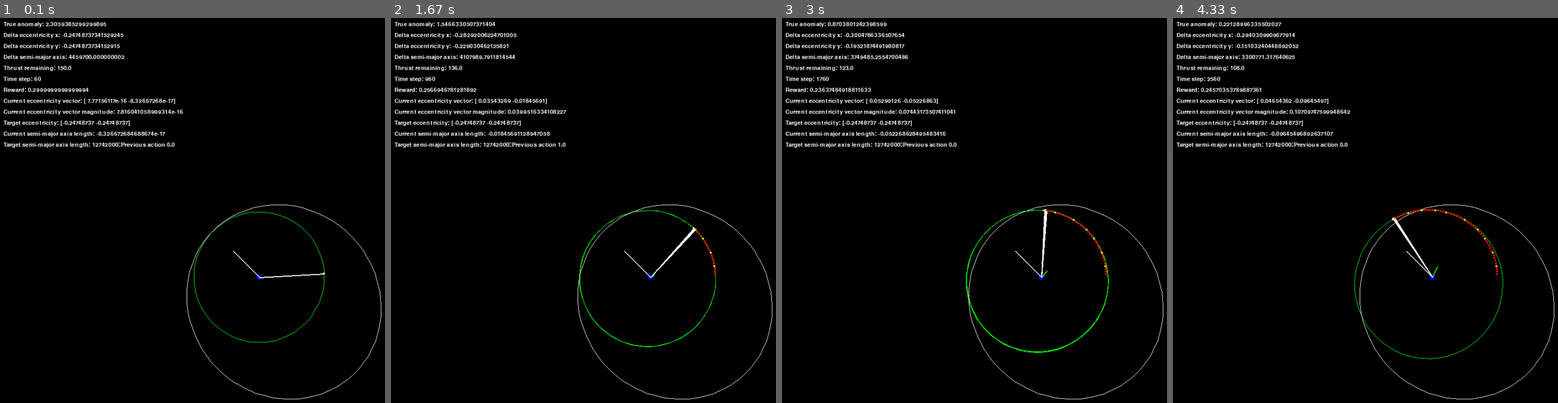
Above: before the commit, frames 1-4 (left to right).
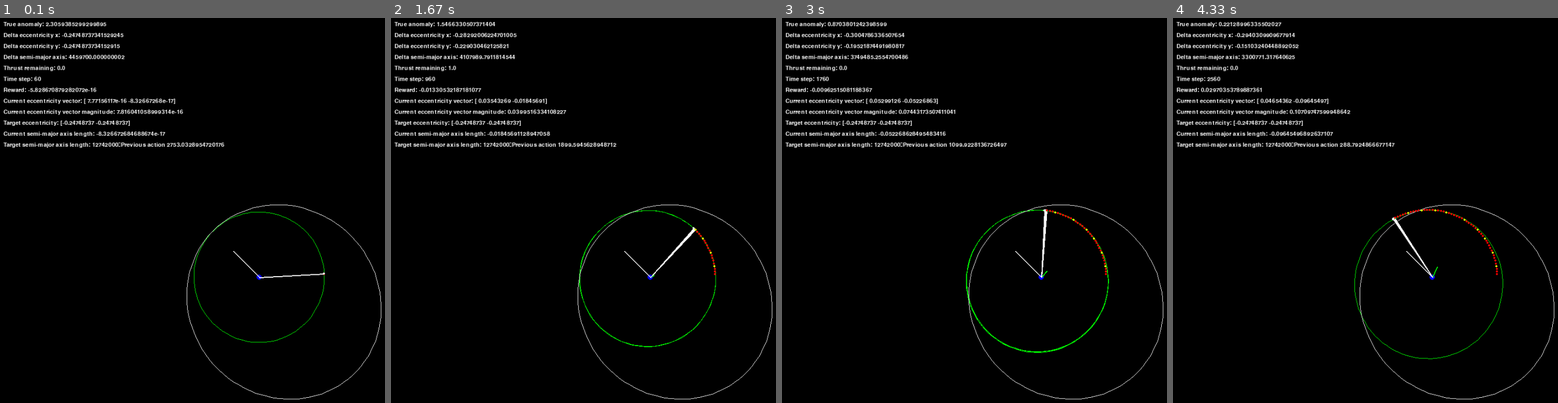
Above: after the commit, the same moments.

Repository: degtrdg/hohmann-transfer-rl
Game: pygame game, started from game.py
The game is run twice, just before and just after one commit, with the same random seed, the same clock (stepped at 60 frames per second) and the same inputs.
Inputs:
- Up to frame 1 (0.1 s): no input
- Up to frame 2 (1.67 s): tap Space at 0.33, 0.73, 1.03, 1.23, 1.57 s
- Up to frame 3 (3 s): tap Space at 1.87, 2.07, 2.37, 2.63, 2.97 s
- Up to frame 4 (4.33 s): tap Space at 3.27, 3.4, 3.8, 4.1 s

The runs differ from the first frame. In frame 1, 0.3% of the frame differs, in the area x 7-59%, y 12-34%; in frame 2, 0.3%; in frame 3, 0.3%; in frame 4, 0.3%.

Commit message:
removed thrusts

Diff:
--- a/SimpleBurnEnv.py
+++ b/SimpleBurnEnv.py
@@ -49,8 +49,8 @@
 
         # The minimum and maximum values for each observation parameter, used to define the bounds of the observation space.
         # They are arrays of 6 values, corresponding to the six parameters outlined in the 'Observation' section.
-        self.min_obs = np.array([0, -1, -1, -np.inf, 0, 0, -np.inf])
-        self.max_obs = np.array([2*np.pi, 1, 1, np.inf, 150, 1, np.inf])
+        self.min_obs = np.array([0, -1, -1, -np.inf, 0, -np.inf])
+        self.max_obs = np.array([2*np.pi, 1, 1, np.inf, 1, np.inf])
 
         # The maximum time for the simulation. After this time has passed, the simulation will end.
         self.max_t = 10000
@@ -62,7 +62,7 @@
         # The action space is discrete and can be either 0 or 1, corresponding to no thrust or full thrust.
         # The observation space is continuous and is defined by the min_obs and max_obs arrays.
         self.action_space = spaces.Discrete(2)
-        self.observation_space = spaces.Box(low=self.min_obs, high=self.max_obs, shape=(7,), dtype=np.float64)
+        self.observation_space = spaces.Box(low=self.min_obs, high=self.max_obs, shape=(6,), dtype=np.float64)
 
         # This is a reference to an object representing the two-body problem. It provides necessary functions for orbit calculation.
         self.tbr = tbr()
@@ -138,11 +138,9 @@
         self.state[1:3] = self.target[0] - self.orbit_state[1:3]
         self.state[3] = self.target[1] - self.orbit_state[3]
         # If the action was to thrust, decrease the amount of remaining thrust.
-        if action != 0:
-            self.state[4] -= 1
-        self.state[5] = action
+        self.state[4] = action
         # self.state[6] = om.absolute_target_time(self.ivp_state[:2], self.ivp_state[2:4], self.tbr.mu, self.target)
-        self.state[6] = om.absolute_target_time(self.ivp_state[:2], self.ivp_state[2:4], self.tbr.mu, self.target)
+        self.state[5] = om.absolute_target_time(self.ivp_state[:2], self.ivp_state[2:4], self.tbr.mu, self.target)
         # self.state[6] = om.time_at_state(self.ivp_state[:2], self.ivp_state[2:4], self.tbr.mu)
 
         # Calculate the reward for the current state.
@@ -204,7 +202,7 @@
         self.orbit_state = np.array([nu, e[0], e[1], a])
         # Set the target orbit for the simulation.
         self.state = np.array([nu, self.target[0][0]-e[0], self.target[0][1]-e[1],
-                               self.target[1]-a, thrusts, 0,
+                               self.target[1]-a, 0,
                                om.absolute_target_time(self.ivp_state[:2], self.ivp_state[2:4], self.tbr.mu, self.target)])
 
         info = {}  # The info dictionary can be used to provide additional information about the state of the simulation, but in this case it is empty.
